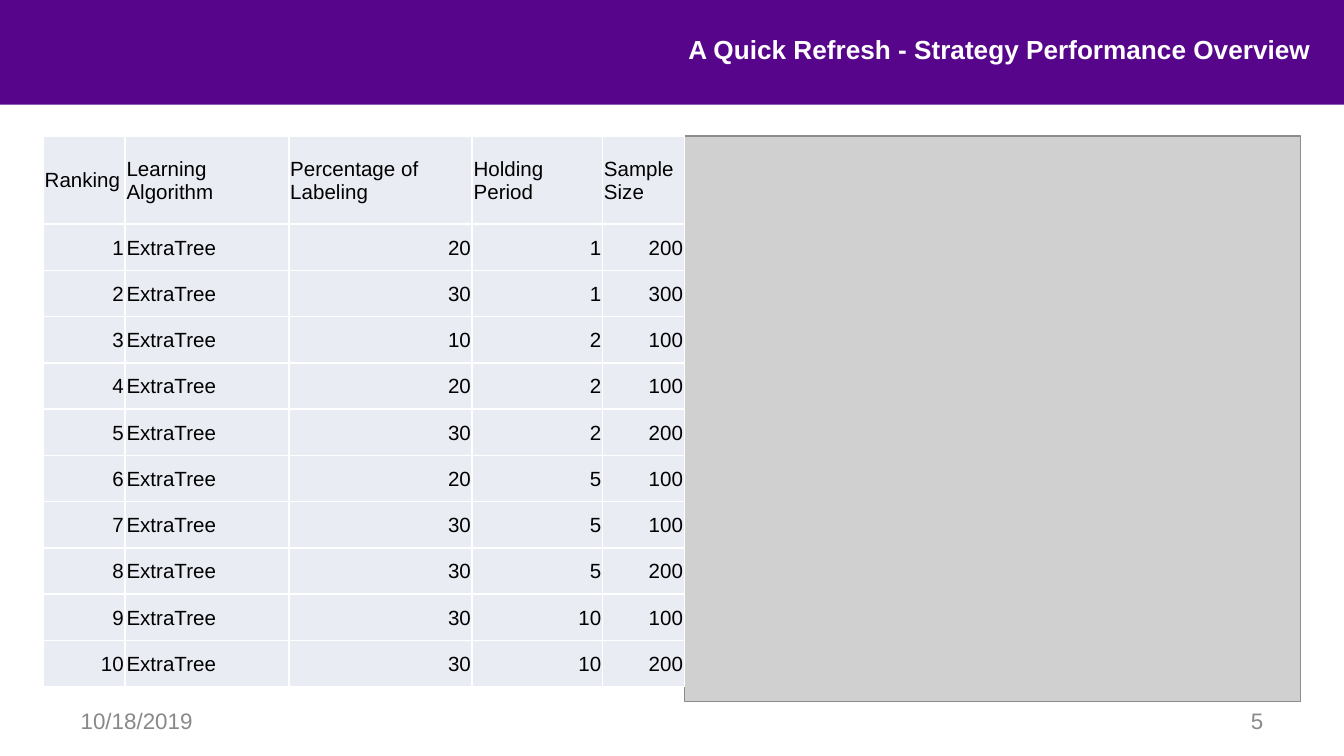
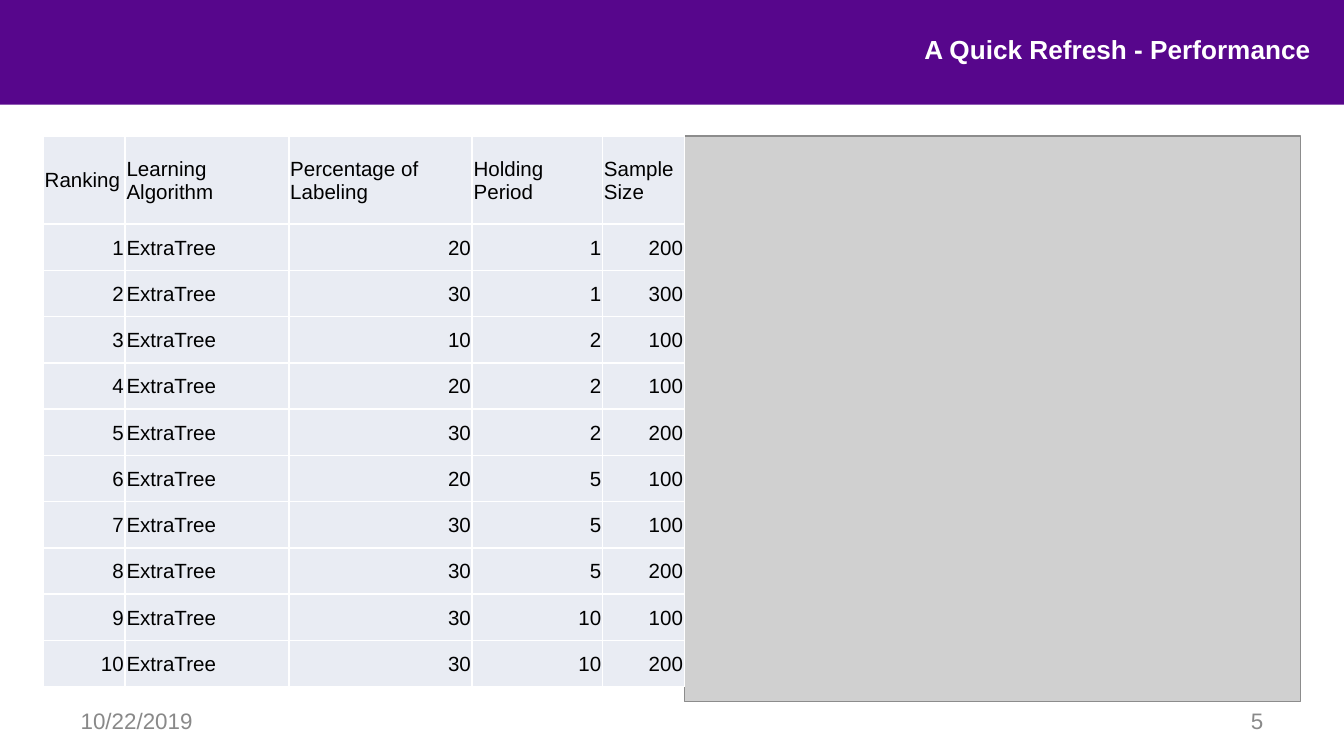
Before and after one commit to hhy845914111/NLP-Project, a slide deck: slide 5 of final_pre.pptx. Drawn at 1344x756 pixels with LibreOffice and Linux fonts; fonts in the diff are those of the drawing; grey boxes stand for pictures; background and template pictures are left out. Boxes give left, top, right and bottom in pixels: in the first picture for what was removed or moved away, otherwise in the second. Text is boxed around its words. In the diff, an @@ line names an element or a change of style, - is before the commit and + after.

```diff
--- a/final_pre.pptx
+++ b/final_pre.pptx
@@ text at bbox=[924, 40, 1310, 64]: text changed @@
-A Quick Refresh - Strategy Performance Overview
+A Quick Refresh - Performance
@@ text at bbox=[81, 713, 193, 729]: text changed @@
-10/18/2019
+10/22/2019
```
Also in this commit, not shown: 13 other slides changed, 3 slides added, 6 other files.
